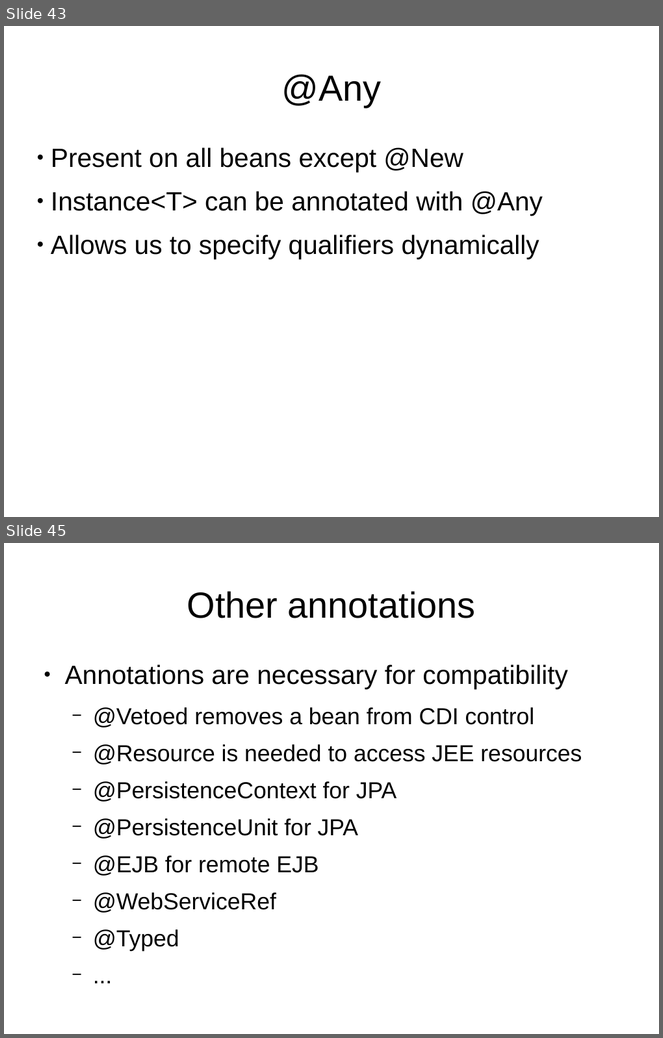
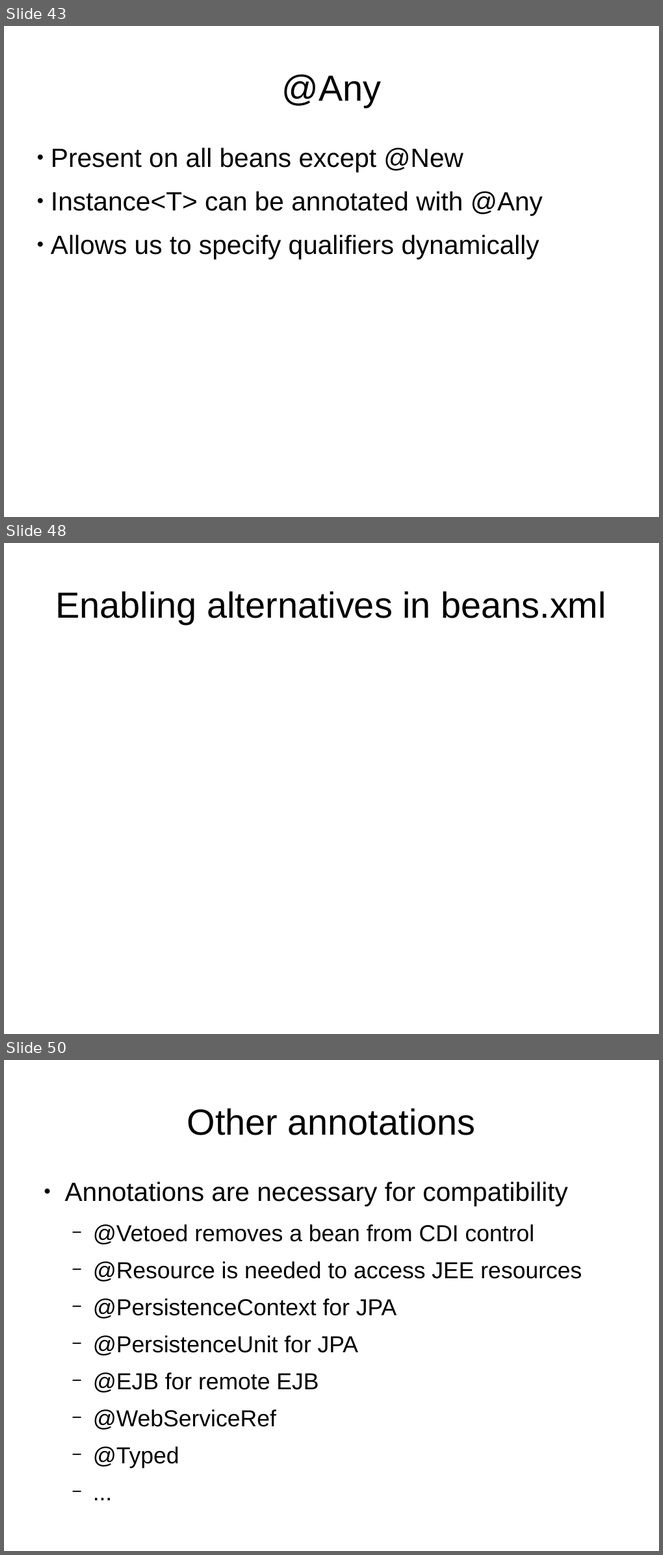
Before and after one commit to FrigoCoder/CDI, a slide deck: CDI.odp. Shown one above the other, each under a label of ours: slides 43 and 45 before the commit, slides 43, 48 and 50 after it; the slides between them are not shown. The pictures are 663x1038 and 663x1555 pixels, drawn with LibreOffice and Linux fonts; fonts in the diff are those of the drawing. Boxes give left, top, right and bottom in pixels: in the first picture for what was removed or moved away, otherwise in the second. Text is boxed around its words. In the diff, an @@ line names an element or a change of style, - is before the commit and + after.

```diff
--- a/CDI.odp
+++ b/CDI.odp
@@ slide 48 added at <box>4,543,659,1034</box>, background #FFFFFF @@
@@ title added at <box>56,591,607,624</box>, 44 pt, text #000000 @@
+Enabling alternatives in beans.xml
@@ what was slide 45 is now slide 50 @@
```
Also in this commit, not shown: 2 slides changed, 6 other slides added.
